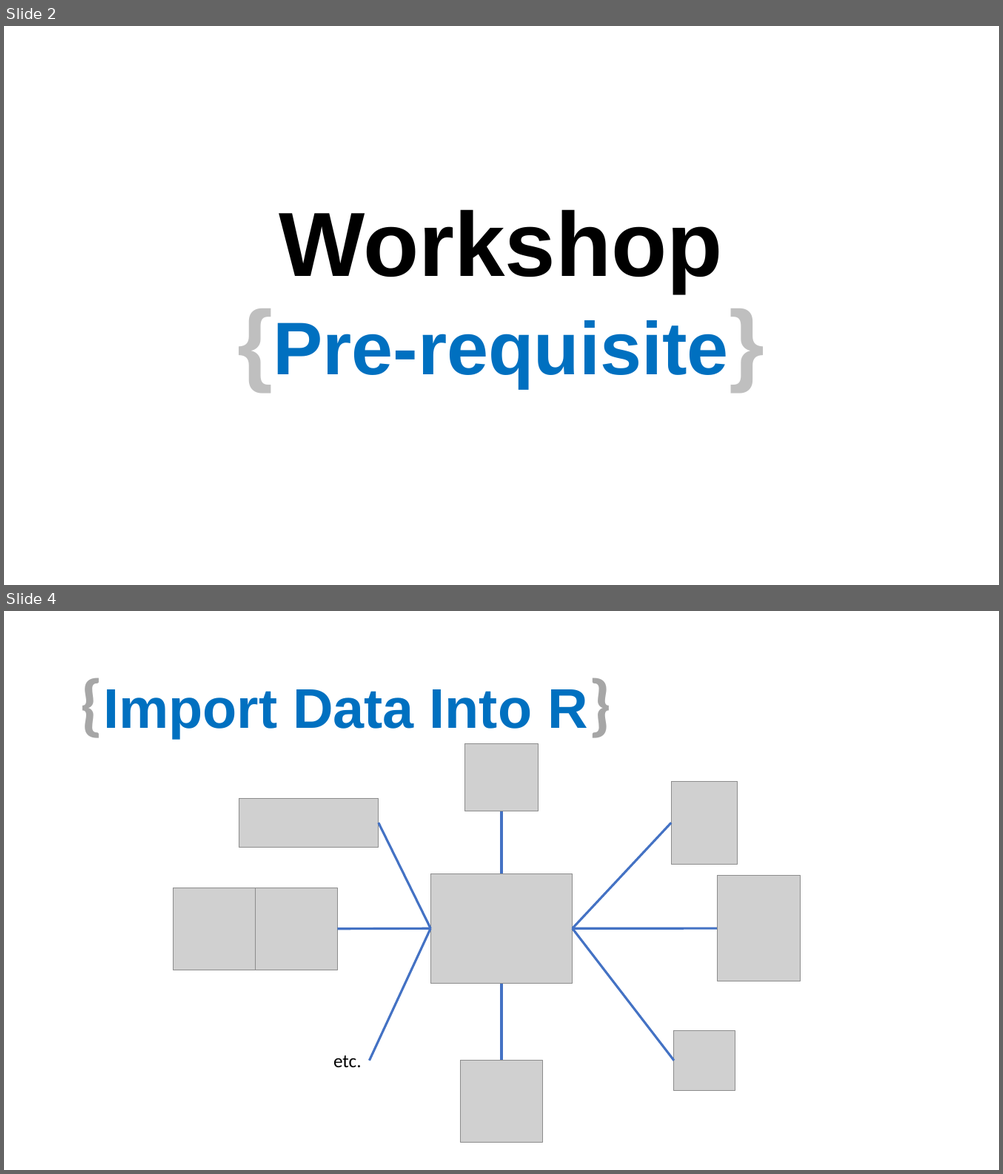
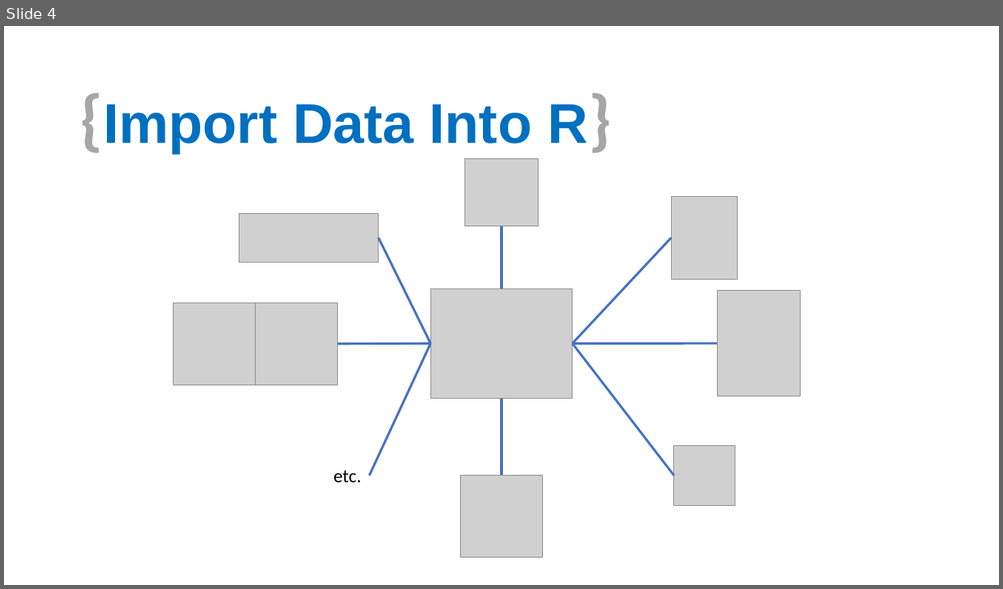
Before and after one commit to aephidayatuloh/basic_r_json, a slide deck: Introduction To R & JSON.pptx. Shown one above the other, each under a label of ours: slides 2 and 4 before the commit, slide 4 after it; the slides between them are not shown. The pictures are 1003x1174 and 1003x589 pixels, drawn with LibreOffice and Linux fonts; fonts in the diff are those of the drawing; grey boxes stand for pictures; background and template pictures are left out. Boxes give left, top, right and bottom in pixels: in the first picture for what was removed or moved away, otherwise in the second. Text is boxed around its words. In the diff, an @@ line names an element or a change of style, - is before the commit and + after.

```diff
--- a/Introduction To R & JSON.pptx
+++ b/Introduction To R & JSON.pptx
@@ slide 2 removed at box(4, 26, 999, 585), background #FFFFFF @@
@@ title removed at box(273, 210, 728, 388) @@
-Workshop
-{Pre-requisite}
```
Also in this commit, not shown: 8 slides changed, 6 slides added, 3 other slides removed.
